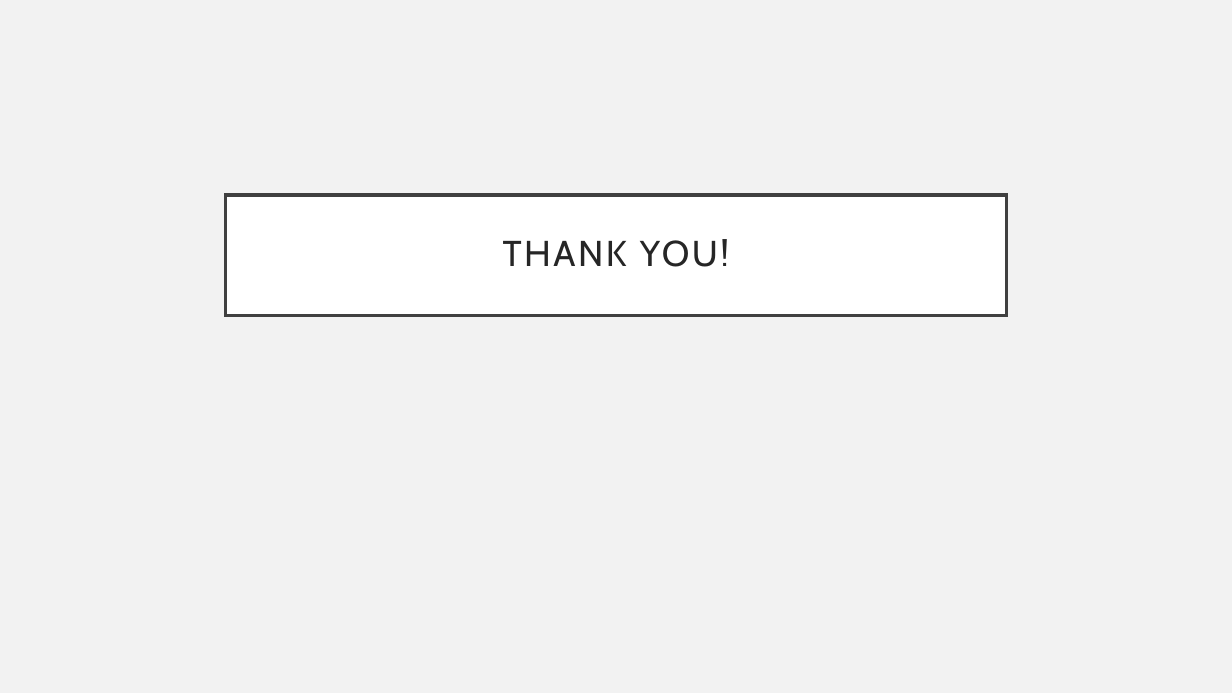
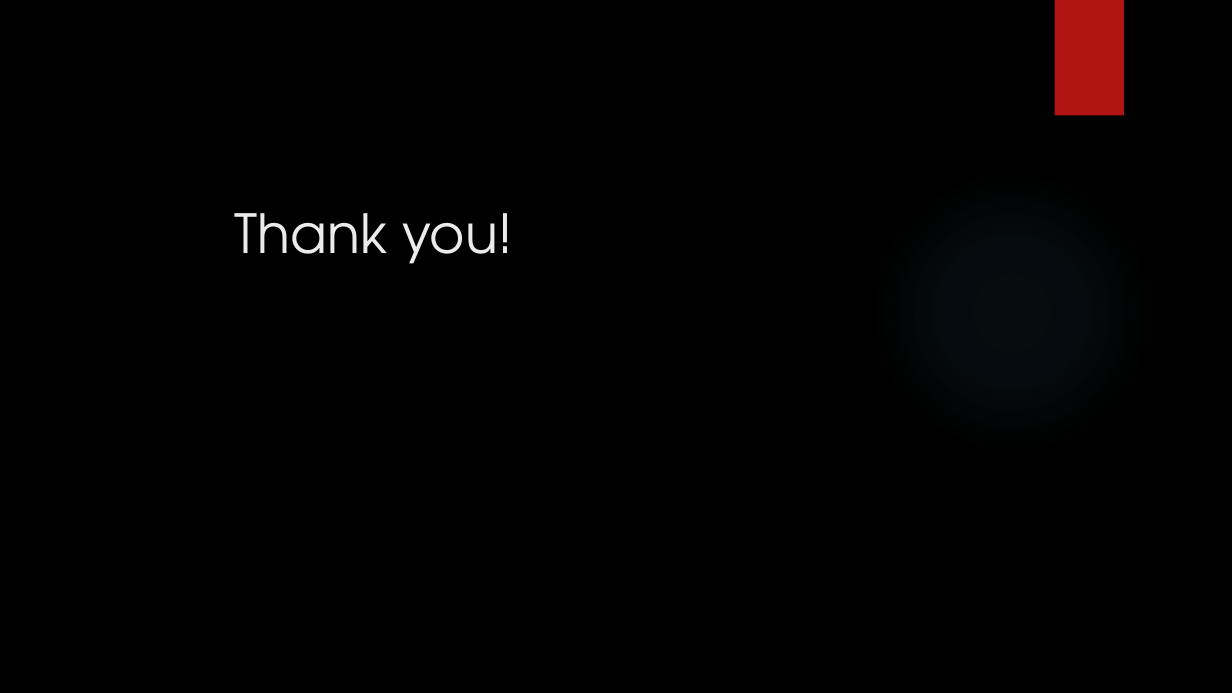
Before and after one commit to bimmbin/Thesis-Docx, a slide deck: slide 8 of Web-based-Automated-Clearance-Management-System-using-QR-3.pptx1.pptx (slide 13 before the commit). Drawn at 1232x693 pixels with LibreOffice and Linux fonts; fonts in the diff are those of the drawing; background and template pictures are left out. Boxes give left, top, right and bottom in pixels: in the first picture for what was removed or moved away, otherwise in the second. Text is boxed around its words. In the diff, an @@ line names an element or a change of style, - is before the commit and + after.

```diff
--- a/Web-based-Automated-Clearance-Management-System-using-QR-3.pptx1.pptx
+++ b/Web-based-Automated-Clearance-Management-System-using-QR-3.pptx1.pptx
@@ background #F2F2F2 to picture (left out) @@
@@ rectangle added at [1055, 0, 1124, 116], fill #B01513 @@
@@ ellipse added at [870, 169, 1154, 454], fill gradient #50B9C1 @@
@@ title "Thank you!": place and size @@
-title "Thank you!" at [226, 195, 1006, 315]
+title "Thank you!" at [235, 213, 514, 264]
@@ title "Thank you!" at [235, 213, 514, 264]: vertical alignment middle to top; fill #FFFFFF to none; outline #404040 2.5 pt to none @@
@@ title at [235, 213, 514, 264]: text changed; size 28 to 42 pt; font Cabin to TeX Gyre Adventor; text colour #262626 to #EBEBEB @@
-THANK YOU!
+Thank you!
```
Also in this commit, not shown: 5 other slides changed, 2 slides added, 7 slides removed, 5 other files.
